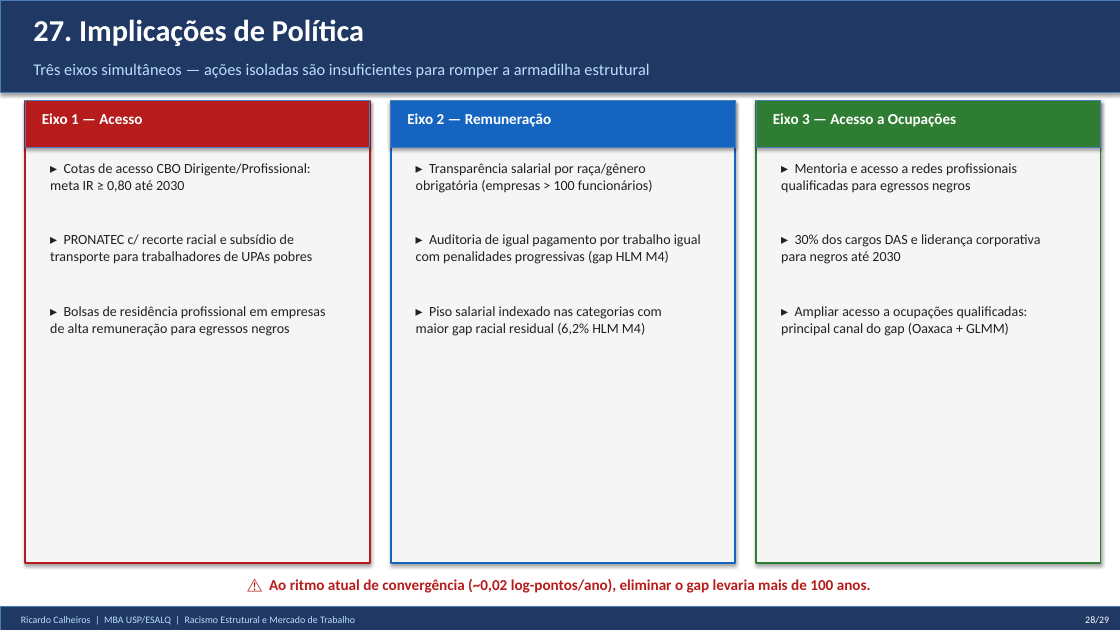
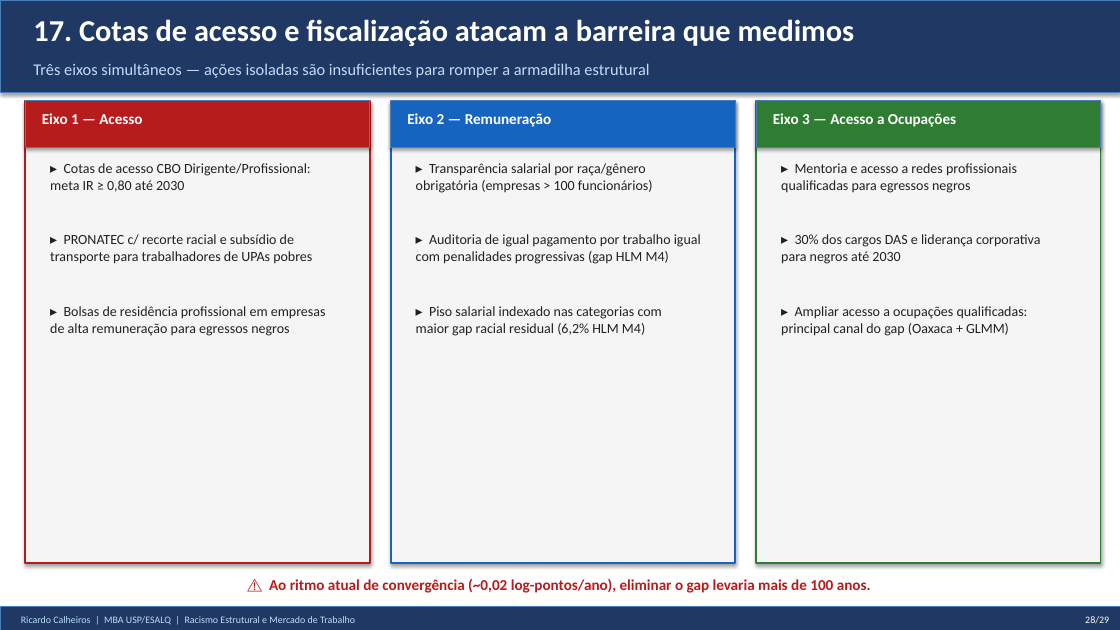
Before and after one commit to rickinrj-ux/ProjetoRacismoPNAD, a slide deck: slide 19 of entregaveis/apresentacao_tcc.pptx. Drawn at 1120x630 pixels with LibreOffice and Linux fonts; fonts in the diff are those of the drawing. Boxes give left, top, right and bottom in pixels: in the first picture for what was removed or moved away, otherwise in the second. Text is boxed around its words. In the diff, an @@ line names an element or a change of style, - is before the commit and + after.

```diff
--- a/entregaveis/apresentacao_tcc.pptx
+++ b/entregaveis/apresentacao_tcc.pptx
@@ text at <box>33,19,855,46</box>: text changed @@
-27. Implicações de Política
+17. Cotas de acesso e fiscalização atacam a barreira que medimos
```
Also in this commit, not shown: 18 other slides changed, 15 other files.
